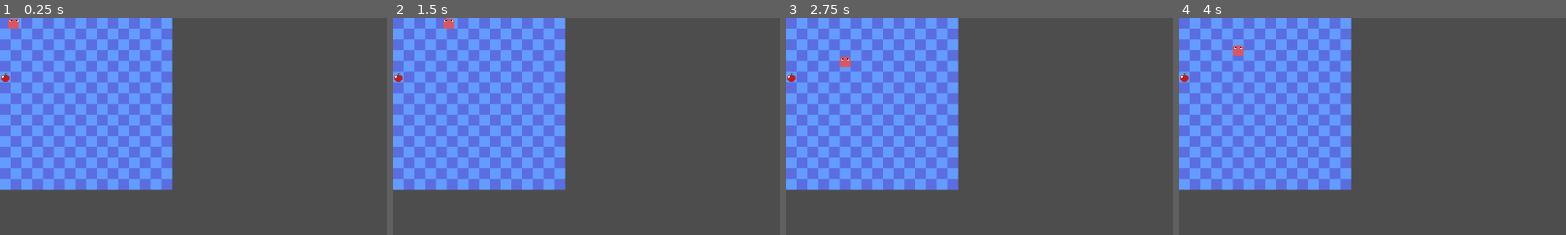
Above: before the commit, frames 1-4 (left to right).
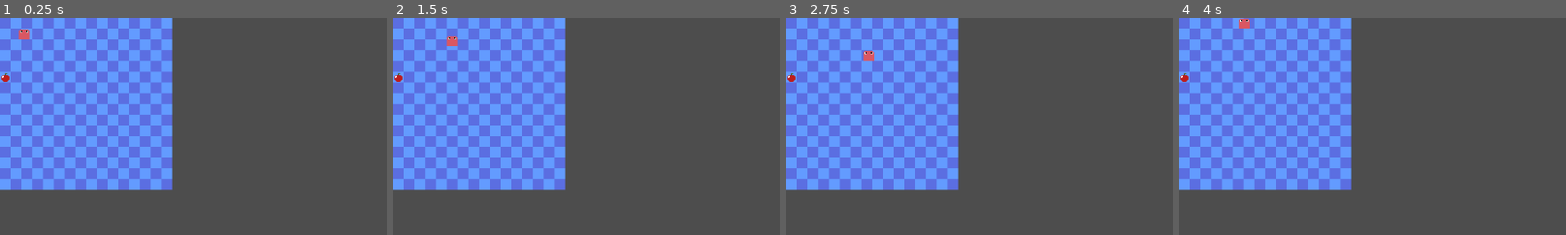
Above: after the commit, the same moments.

Repository: Carmelo-L/Snake
Game: Godot game, scene res://scenes/game.tscn
Same seed, same stepped clock (60 frames per second), same inputs: the game is played once before the commit and once after it.
Inputs:
- Up to frame 1 (0.25 s): no input
- Up to frame 2 (1.5 s): hold Right (move_right) 0.53-1.28 s; hold Down (move_down) from 1.28 s (still down)
- Up to frame 3 (2.75 s): release Down (move_down) at 2.03 s; hold Right (move_right) from 2.03 s (still down)
- Up to frame 4 (4 s): release Right (move_right) at 2.78 s; hold Up (move_up) 2.78-3.53 s; tap Enter at 3.5 s; hold Left (move_left) from 3.53 s (still down)
The pictures show only the part of the screen within x 0-50%, y 0-50%; the shares and areas given below are measured in that part.

The runs differ from the first frame. In frame 1, 0.3% of the frame differs, in the area x 2-8%, y 0-10%; in frame 2, 0.3%; in frame 3, 0.3%; in frame 4, 0.3%, in the area x 13-19%, y 0-18%.

Commit message:
completely changed movement system, fixed the delayed movement but there are other problems now

Diff:
--- a/scenes/game.tscn
+++ b/scenes/game.tscn
@@ -10,4 +10,5 @@
 [node name="Map" parent="." unique_id=1545098275 instance=ExtResource("1_uwrxv")]
 
 [node name="snake_character" parent="." unique_id=1447224629 instance=ExtResource("3_lnu2h")]
+position = Vector2(32, 32)
 motion_mode = 1
--- a/scenes/snake_character.tscn
+++ b/scenes/snake_character.tscn
@@ -10,9 +10,9 @@
 script = ExtResource("1_bals1")
 
 [node name="Sprite2D" type="Sprite2D" parent="." unique_id=1971273758]
-position = Vector2(8, 8)
+position = Vector2(-8, -8)
 texture = ExtResource("2_2xbq5")
 
 [node name="CollisionShape2D" type="CollisionShape2D" parent="." unique_id=1759298453]
-position = Vector2(8, 8)
+position = Vector2(-8, -8)
 shape = SubResource("RectangleShape2D_s1rsi")
--- a/scripts/snake_character.gd
+++ b/scripts/snake_character.gd
@@ -3,17 +3,18 @@
 enum Direction {UP, DOWN, LEFT, RIGHT}
 
 const TILE_PIX: int = 16
+const ONE_DP: float = 0.1
+const REVERSE: int 	= -1
 
-var speed: int = 50
-var direction: Direction = Direction.RIGHT;
-var directional_speed: int = speed
+var speed: int 				= 50
+var direction: Direction 	= Direction.RIGHT;
+var directional_speed: int 	= speed
 
 var movement_queue: Array[Dictionary] = []
-var movement_event: Dictionary = {
-	"direction": Direction.RIGHT,
-	"directional_speed": 0,
-}
-
+#var movement_event: Dictionary 		= {
+#	"direction": Direction.RIGHT,
+#	"directional_speed": 0,
+#}
 
 func _move_snake(delta: float) -> void:
 	if direction == Direction.UP or direction == Direction.DOWN:
@@ -21,32 +22,61 @@
 	elif direction == Direction.LEFT or direction == Direction.RIGHT:
 		position.x += directional_speed * delta
 
+func _is_valid_turn(new_direction: Direction) -> bool:
+	if direction == Direction.UP or direction == Direction.DOWN:
+		if new_direction == Direction.LEFT or new_direction == Direction.RIGHT:
+			return true
+	elif direction == Direction.LEFT or direction == Direction.RIGHT:
+		if new_direction == Direction.UP or new_direction == Direction.DOWN:
+			return true
+	return false
+
+# Gets remainder of the division between the axis position and the pixel width of a tile
+	# This tells us how far within a tile the snake has travelled
+	# This info is then used to find the start and end of the current tile
+	# and return which one the snake is closest to
+	# e.g. if the snake's x position is 33.34554, it means it is 1.34554 pixels into a tile which starts at
+	# 32 pixels and ends at 48 pixels
+func _positive_turn(pos: float) -> float:
+	var current_tile_progress: float	= fmod(pos, TILE_PIX)
+	var current_tile_start: float	 	= pos - current_tile_progress
+	var current_tile_end: float	 		= pos + (TILE_PIX - current_tile_progress)
+	return clamp(current_tile_progress, current_tile_start, current_tile_end)
+
+# does the same thing as _positive_turn except for negative directions (UP, LEFT)
+func _negative_turn(pos: float) -> float:
+	var current_tile_progress: float	= fmod(pos, TILE_PIX)
+	var current_tile_start: float	 	= pos + (TILE_PIX - current_tile_progress)
+	var current_tile_end: float	 		= pos - current_tile_progress
+	return clamp(current_tile_progress, current_tile_start, current_tile_end)
+
+func _turn_snake(new_direction: Direction, new_d_speed: int) -> void:
+	if !_is_valid_turn(new_direction):
+		return
+
+	if direction == Direction.UP:
+		position.y = _negative_turn(position.y)
+	elif direction == Direction.DOWN:
+		position.y = _positive_turn(position.y)
+	elif direction == Direction.LEFT:
+		position.x = _negative_turn(position.x)
+	elif direction == Direction.RIGHT:
+		position.x = _positive_turn(position.x)
+
+	direction = new_direction
+	directional_speed = new_d_speed
+
 
 func _process(delta: float) -> void:
-	print(position.x, " ", position.y)
-
-	if fmod(snapped(position.x, 0.1), TILE_PIX) == 0 and fmod(snapped(position.y, 0.1), TILE_PIX) == 0:
-		var m = movement_queue.pop_front()
-		if (m != null):
-			movement_event = m
-			direction = movement_event.direction
-			directional_speed = movement_event.directional_speed
-
 	_move_snake(delta)
 
 func _input(event: InputEvent) -> void:
 
 	if event.is_action_pressed("move_up"):
-		movement_event.direction = Direction.UP
-		movement_event.directional_speed = speed * -1
+		_turn_snake(Direction.UP, speed * REVERSE)
 	elif event.is_action_pressed("move_down"):
-		movement_event.direction = Direction.DOWN
-		movement_event.directional_speed = speed
+		_turn_snake(Direction.DOWN, speed)
 	elif event.is_action_pressed("move_left"):
-		movement_event.direction = Direction.LEFT
-		movement_event.directional_speed = speed * -1
+		_turn_snake(Direction.LEFT, speed * REVERSE)
 	elif event.is_action_pressed("move_right"):
-		movement_event.direction = Direction.RIGHT
-		movement_event.directional_speed = speed
-
-	movement_queue.append(movement_event)
+		_turn_snake(Direction.RIGHT, speed)
